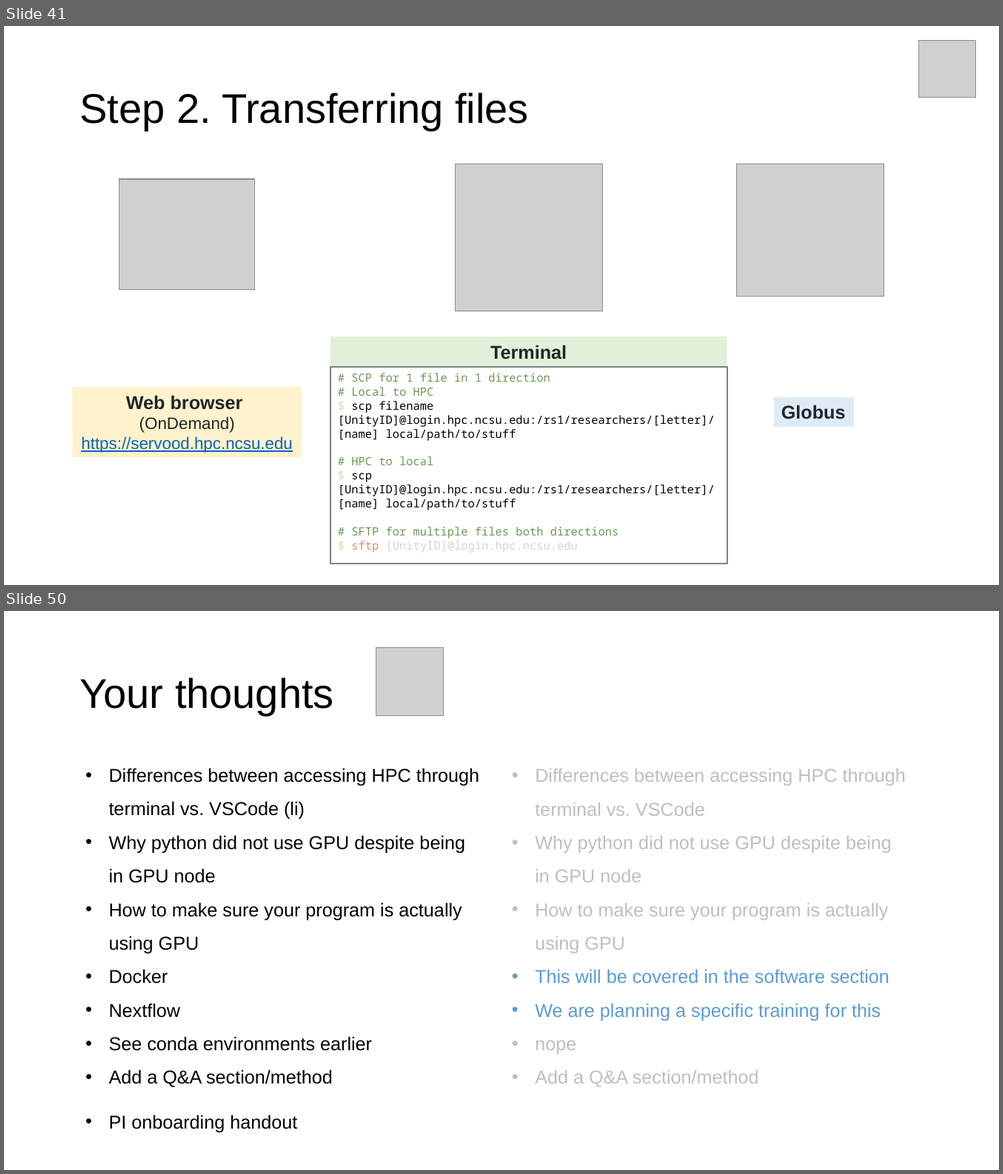
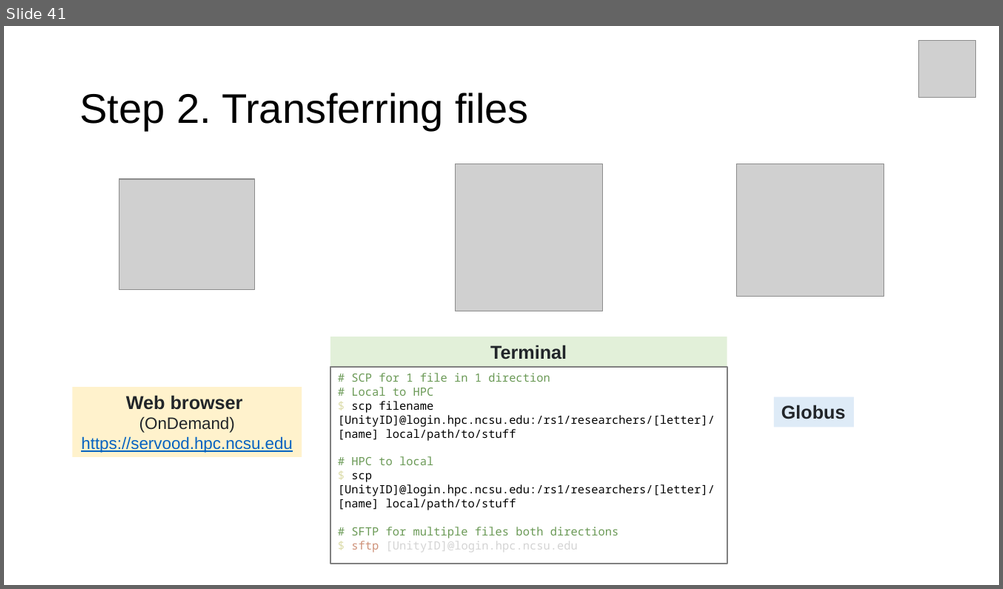
Before and after one commit to hurwitzlab/brc_hazel_training, a slide deck: slides/brc_hazel_0001.pptx. Shown one above the other, each under a label of ours: slides 41 and 50 before the commit, slide 41 after it; the slides between them are not shown. The pictures are 1003x1174 and 1003x589 pixels, drawn with LibreOffice and Linux fonts; fonts in the diff are those of the drawing; grey boxes stand for pictures. Boxes give left, top, right and bottom in pixels: in the first picture for what was removed or moved away, otherwise in the second. Text is boxed around its words. In the diff, an @@ line names an element or a change of style, - is before the commit and + after.

```diff
--- a/slides/brc_hazel_0001.pptx
+++ b/slides/brc_hazel_0001.pptx
@@ slide 50 removed at [4, 611, 999, 1170], background #FFFFFF @@
@@ picture removed at [375, 647, 444, 715] @@
@@ title removed at [79, 678, 334, 715] @@
-Your thoughts
@@ text removed at [109, 768, 479, 1133] @@
-• Differences between accessing HPC through terminal vs. VSCode (li)
-• Why python did not use GPU despite being in GPU node
-• How to make sure your program is actually using GPU
-• Docker
-• Nextflow
-• See conda environments earlier
-• Add a Q&A section/method
-• PI onboarding handout
@@ text removed at [535, 769, 905, 1088] @@
-• Differences between accessing HPC through terminal vs. VSCode
-• Why python did not use GPU despite being in GPU node
-• How to make sure your program is actually using GPU
-• This will be covered in the software section
-• We are planning a specific training for this
-• nope
-• Add a Q&A section/method
```
Also in this commit, not shown: 7 slides changed, 2 slides added, 7 other slides removed, 14 other files.
